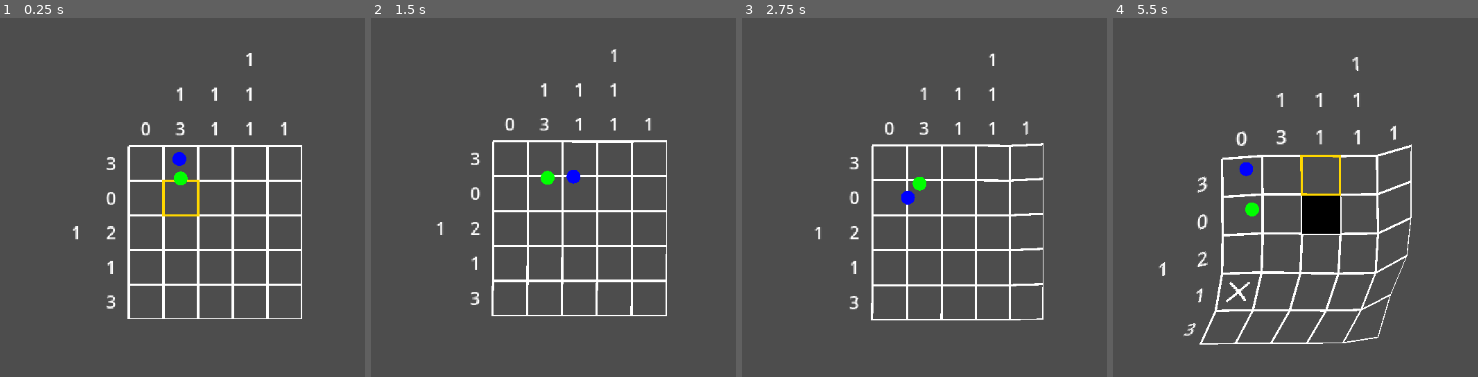
Above: before the commit, frames 1-4 (left to right).
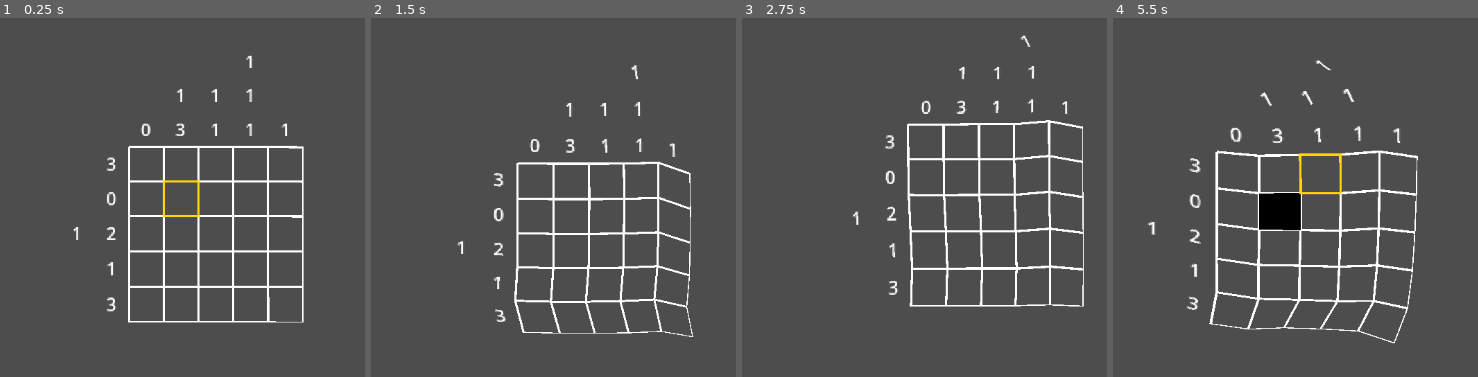
Above: after the commit, the same moments.

Repository: kennethbchen/Medical-Malpicross-Game
Game: Godot game, scene res://scenes/game.tscn
Two runs of this game, one before a commit and one after it. Both use one fixed random seed, a clock stepped at 60 frames per second and the inputs below.
Inputs (mouse positions are in pixels of both pictures, inside the frame that each line leads up to):
- Up to frame 1 (0.25 s): no input
- Up to frame 2 (1.5 s): move the mouse to (728, 168) at 0.52 s; press the mouse at (728, 168) at 0.53 s; move the mouse to (392, 215) at 1.27 s; release the mouse at (392, 215) at 1.28 s; right-click (392, 215) at 1.35 s
- Up to frame 3 (2.75 s): move the mouse to (1004, 93) at 2.02 s; press the mouse at (1004, 93) at 2.03 s
- Up to frame 4 (5.5 s): move the mouse to (1255, 280) at 2.77 s; release the mouse at (1255, 280) at 2.78 s; right-click (1255, 280) at 2.85 s; move the mouse to (outside the picture) at 3.52 s; press the mouse at (outside the picture) at 3.53 s; move the mouse to (outside the picture) at 4.27 s; release the mouse at (outside the picture) at 4.28 s; right-click (outside the picture) at 4.35 s; move the mouse to (1335, 190) at 5.02 s; press the mouse at (1335, 190) at 5.03 s

The runs differ from the first frame. In frame 1, 4.2% of the frame differs, in the area x 20-84%, y 9-85%; in frame 2, 8.5%; in frame 3, 8.7%; in frame 4, 11%, in the area x 9-84%, y 10-92%.

Commit message:
Tweaked flesh sim parameters; made avoidance center on input center instead of sim center

Diff:
--- a/scenes/game.tscn
+++ b/scenes/game.tscn
@@ -33,10 +33,8 @@
 
 [node name="FleshSim" type="Node2D" parent="PuzzleController"]
 script = ExtResource("2_u5sy4")
-draw_offsets = true
 x_noise = SubResource("FastNoiseLite_u5sy4")
 y_noise = SubResource("FastNoiseLite_gee14")
-noise_influence = 0.0
 noise_speed = 4.0
 hide_fixed = false
 metadata/_edit_group_ = true
--- a/scripts/resources/puzzle.gd
+++ b/scripts/resources/puzzle.gd
@@ -108,7 +108,7 @@
 
 ## Input: [param input_coord] (row, column) in input space  [br]
 ## Output: [Vector2i] (row, column) of input coordinate in board space
-func input_to_board_coordinate(input_coord: Vector2i) -> Vector2i:
+func input_to_board_coordinate(input_coord: Vector2) -> Vector2i:
 	return Vector2i(input_coord.x + (board_size.x - input_size.x), input_coord.y + (board_size.y - input_size.y))
 
 func _calculate_hints() -> Array:
--- a/scripts/simulation/flesh_sim.gd
+++ b/scripts/simulation/flesh_sim.gd
@@ -22,24 +22,34 @@
 # https://kidscancode.org/godot_recipes/3.x/2d/screen_shake/index.html
 # https://www.youtube.com/watch?v=tu-Qe66AvtY
 
-@export var trauma_decay: float = 0.1
+@export var trauma_decay: float = 0.12
 
 @export var trauma_power: float = 2
 
 var trauma: float = 0
 var min_trauma: float = 0
 
-var shock_direction: float = 1.0
-
 var target_fixed_point_offset: Vector2
 
 var input_size: Vector2i
+
+var input_area_center: Vector2
 
 func init(puzzle: Puzzle, sim_columns: int, sim_rows: int, cell_size: float) -> void:
 
 	input_size = puzzle.input_size
 
 	generate_point_grid(sim_columns, sim_rows, cell_size)
+
+	# Convert from input coordinate to board coordinate
+	# Then convert from board coordinate to sim coordinate (Add (1, 1))
+	# Then convert from sim coordinate to position
+	# Finally, add 1/2 cell size to offset from center of cell instead of top left
+	# This position is the center of the input area in pixel space
+	var offset = puzzle.input_to_board_coordinate((input_size / 2) + Vector2i(1, 1)) * cell_size
+	input_area_center = grid_origin + Vector2(offset.y, offset.x) + (Vector2(cell_size, cell_size) / 2)
+
+
 	puzzle.input_value_changed.connect(_on_puzzle_input_changed)
 
 func _unhandled_input(event: InputEvent) -> void:
@@ -56,13 +66,14 @@
 func _physics_process(delta: float) -> void:
 	super(delta)
 
+	print(trauma)
 	var trauma_influence: float = pow(trauma, trauma_power)
 
-	var avoid_intensity: float = lerp(avoidance_intensity, avoidance_intensity * 3.112, trauma_influence)
-	var avoidance_contribution = -(get_global_mouse_position() - global_position).normalized() * avoid_intensity
+	var avoid_intensity: float = lerp(avoidance_intensity, avoidance_intensity * 2.112, trauma_influence)
+	var avoidance_contribution = -( get_global_mouse_position() - input_area_center - global_position).normalized() * avoid_intensity
 
-	var noi_speed: float = lerp(noise_speed, 10.0, trauma_power)
-	var noi_amplitude: float = lerp(noise_amplitude, noise_amplitude * 1.252, trauma_power)
+	var noi_speed: float = lerp(noise_speed, 25.0, trauma_power)
+	var noi_amplitude: float = lerp(noise_amplitude, noise_amplitude * 1.752, trauma_power)
 
 	var noise_contribution = Vector2(x_noise.get_noise_1d(Time.get_ticks_msec() / 1000.0 * noi_speed), \
 		y_noise.get_noise_1d(Time.get_ticks_msec() / 1000.0 * noi_speed
@@ -75,15 +86,25 @@
 	fixed_point_offset = lerp(fixed_point_offset, target_fixed_point_offset, 1 - exp(-0.5 * delta))
 
 func _on_puzzle_input_changed(cell: Puzzle.InputCell, row: int, col: int) -> void:
+
+	# Jerk in the opposite direciton
+	var jerk_direction = -fixed_point_offset.normalized()
+
 	if cell.player_input == Puzzle.INPUT_TYPE.COLORED:
 		trauma = clamp(trauma + 0.8, min_trauma, 1.0)
 
-		# Jerk in the opposite direciton
-		fixed_point_offset = -fixed_point_offset.normalized() * 80
+
+		fixed_point_offset =  jerk_direction * 80
+
+	elif cell.player_input == Puzzle.INPUT_TYPE.CROSSED:
+		trauma = clamp(trauma + 0.2, min_trauma, 1.0)
+		fixed_point_offset =  jerk_direction * 20
 
 func _draw() -> void:
 	super()
 
 	if not draw_offsets: return
+	draw_circle(Vector2.ZERO, 10, Color.YELLOW)
 	draw_circle(fixed_point_offset, 10, Color.GREEN)
 	draw_circle(target_fixed_point_offset, 10, Color.BLUE)
+	draw_circle(input_area_center, 5, Color.PURPLE)
